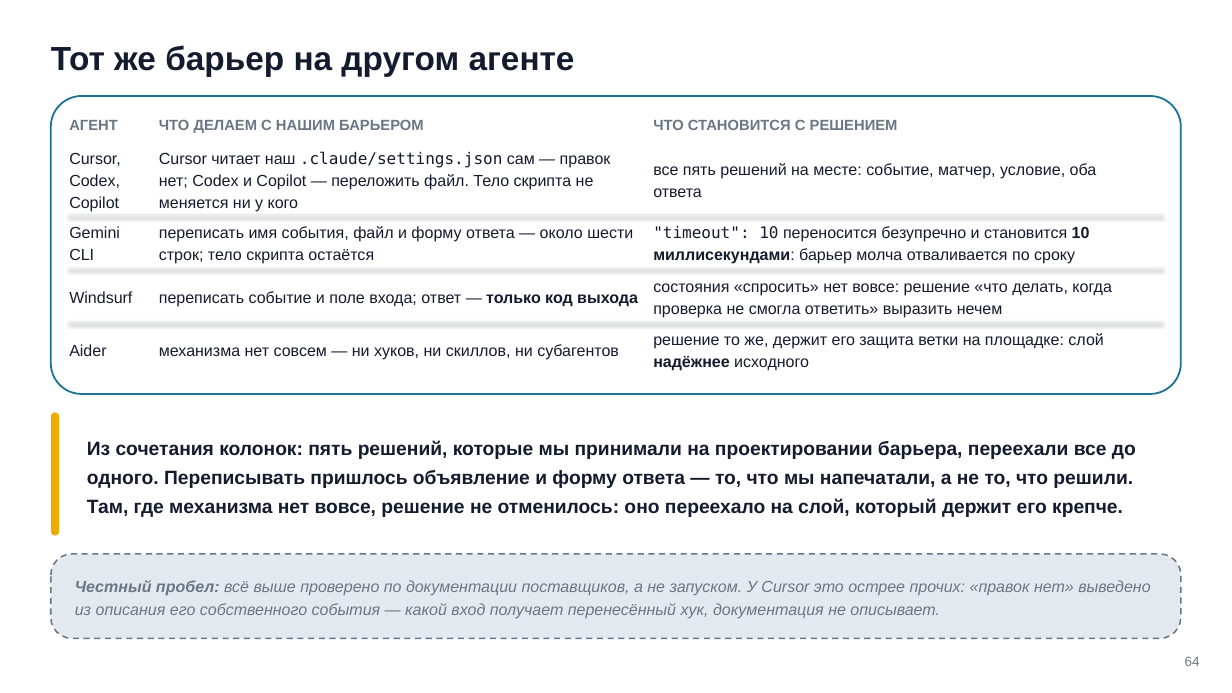
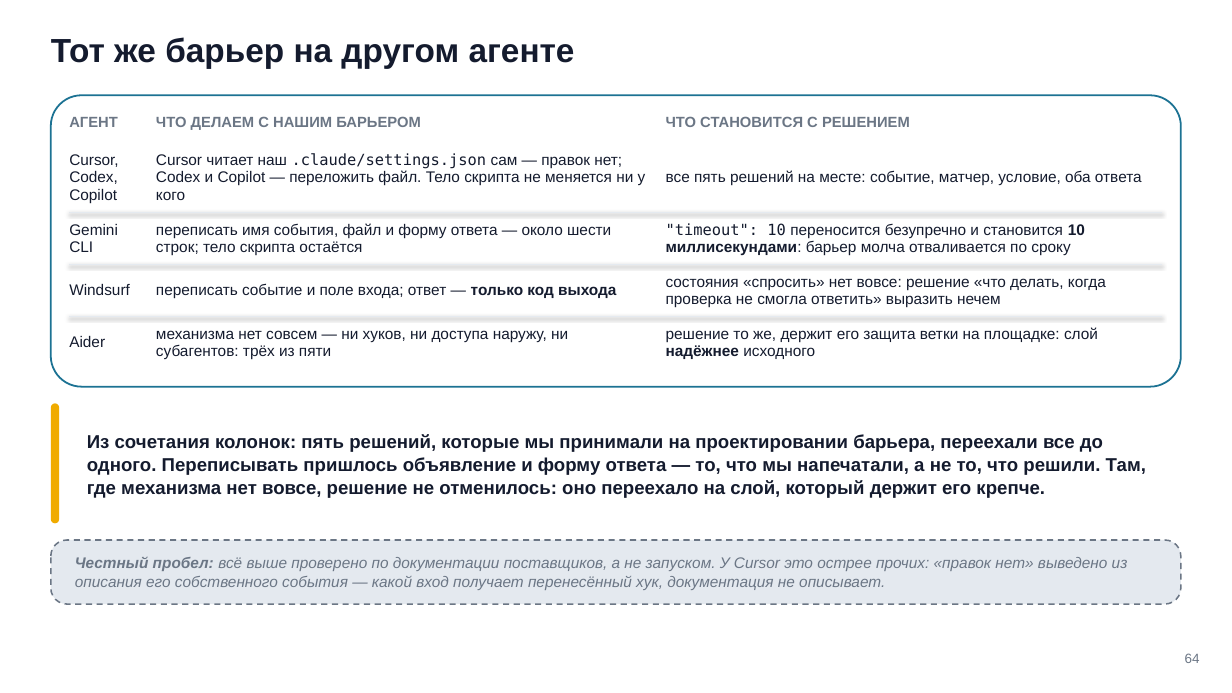
Before and after one commit to tellina-study/AI-usage-lessons, a slide deck: slide 64 of library/seminars/sem-05/rendered/sem-05.pptx. Drawn at 1232x693 pixels with LibreOffice and Linux fonts; fonts in the diff are those of the drawing. Boxes give left, top, right and bottom in pixels: in the first picture for what was removed or moved away, otherwise in the second. Text is boxed around its words. In the diff, an @@ line names an element or a change of style, - is before the commit and + after.

Commit message:
Недомерка межстрочного снята: шаг строки сошёлся с меркой, пять расхождений рендера закрылись сами #211

```diff
--- a/library/seminars/sem-05/rendered/sem-05.pptx
+++ b/library/seminars/sem-05/rendered/sem-05.pptx
@@ text "Тот же барьер на другом ..." at (x1=51, y1=37, x2=575, y2=69): line spacing 1.14 to 29.6pt @@
@@ rounded rectangle resized from (x1=51, y1=96, x2=1181, y2=395) to (x1=51, y1=95, x2=1181, y2=386) @@
@@ rounded rectangle at (x1=51, y1=95, x2=1181, y2=386): proportions changed @@
@@ line spacing 1.1 to 12.7pt in 3 elements at (x1=69, y1=117, x2=118, y2=127), (x1=666, y1=116, x2=910, y2=127), (x1=156, y1=116, x2=421, y2=130) @@
@@ text "ЧТО СТАНОВИТСЯ С РЕШЕНИЕМ" moved from (x1=653, y1=119, x2=898, y2=130) to (x1=666, y1=116, x2=910, y2=127) @@
@@ text "все пять решений на месте: ..." moved from (x1=653, y1=163, x2=1097, y2=197) to (x1=666, y1=170, x2=1142, y2=186) @@
@@ text ""timeout": 10 переносится безупречно и ..." moved from (x1=653, y1=225, x2=1090, y2=264) to (x1=666, y1=223, x2=1085, y2=256) @@
@@ text "состояния «спросить» нет вовсе: решение ..." moved from (x1=653, y1=283, x2=1112, y2=318) to (x1=666, y1=278, x2=1106, y2=308) @@
@@ 2 lines, 1 text moved together from (x1=69, y1=269, x2=1163, y2=356) to (x1=69, y1=264, x2=1163, y2=347) @@
@@ size 12.5 to 12 pt; line spacing 1.15 to 13.8pt in 11 elements at (x1=69, y1=154, x2=118, y2=204), (x1=666, y1=170, x2=1142, y2=186), (x1=156, y1=153, x2=646, y2=200), (x1=69, y1=224, x2=118, y2=252), (x1=666, y1=223, x2=1085, y2=256), (x1=156, y1=223, x2=611, y2=255), (x1=69, y1=284, x2=130, y2=295), (x1=666, y1=278, x2=1106, y2=308), (x1=156, y1=283, x2=616, y2=299), (x1=69, y1=336, x2=105, y2=347), (x1=666, y1=327, x2=1098, y2=359) @@
@@ text "решение то же, держит его ..." moved from (x1=653, y1=333, x2=1103, y2=371) to (x1=666, y1=327, x2=1098, y2=359) @@
@@ text at (x1=156, y1=330, x2=568, y2=360): text changed; size 12.5 to 12 pt @@
-механизма нет совсем — ни хуков, ни скиллов, ни субагентов
+механизма нет совсем — ни хуков, ни доступа наружу, ни субагентов: трёх из пяти
@@ rounded rectangle moved from (x1=51, y1=412, x2=59, y2=535) to (x1=51, y1=404, x2=59, y2=524) @@
@@ text "Из сочетания колонок: пять решений, ..." at (x1=87, y1=434, x2=1146, y2=498): size 15 to 14.5 pt; line spacing 1.24 to 18pt @@
@@ rounded rectangle resized from (x1=51, y1=554, x2=1181, y2=638) to (x1=51, y1=540, x2=1181, y2=604) @@
@@ text "Честный пробел: всё выше проверено ..." moved from (x1=75, y1=580, x2=1150, y2=618) to (x1=75, y1=557, x2=1128, y2=590) @@
@@ text "Честный пробел: всё выше проверено ..." at (x1=75, y1=557, x2=1128, y2=590): size 12.5 to 12 pt; line spacing 1.18 to 14.2pt @@
@@ text "64" at (x1=1185, y1=653, x2=1200, y2=663): line spacing 1.18 to 12.4pt @@
```
Also in this commit, not shown: 67 other slides changed, 11 other files.
